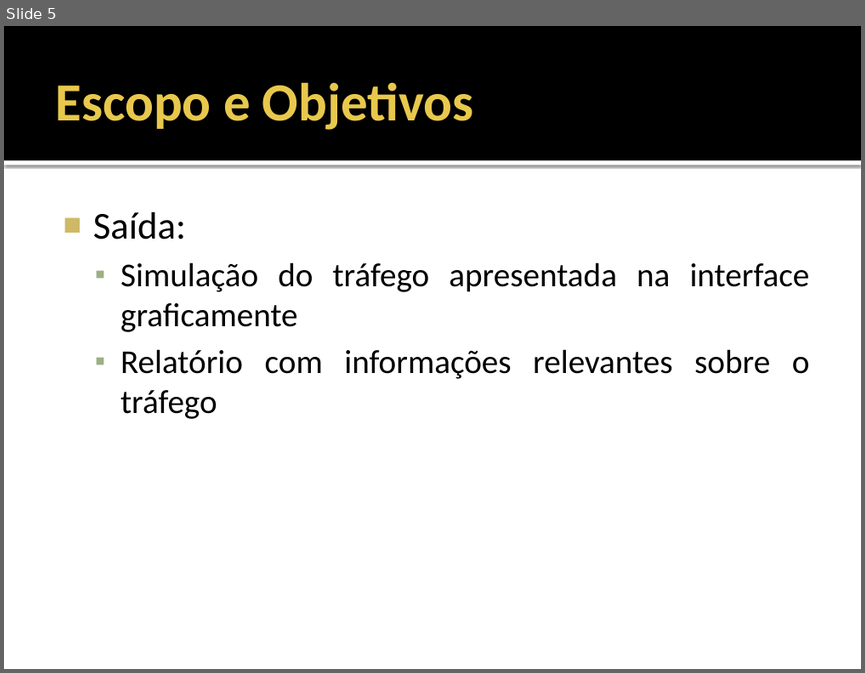
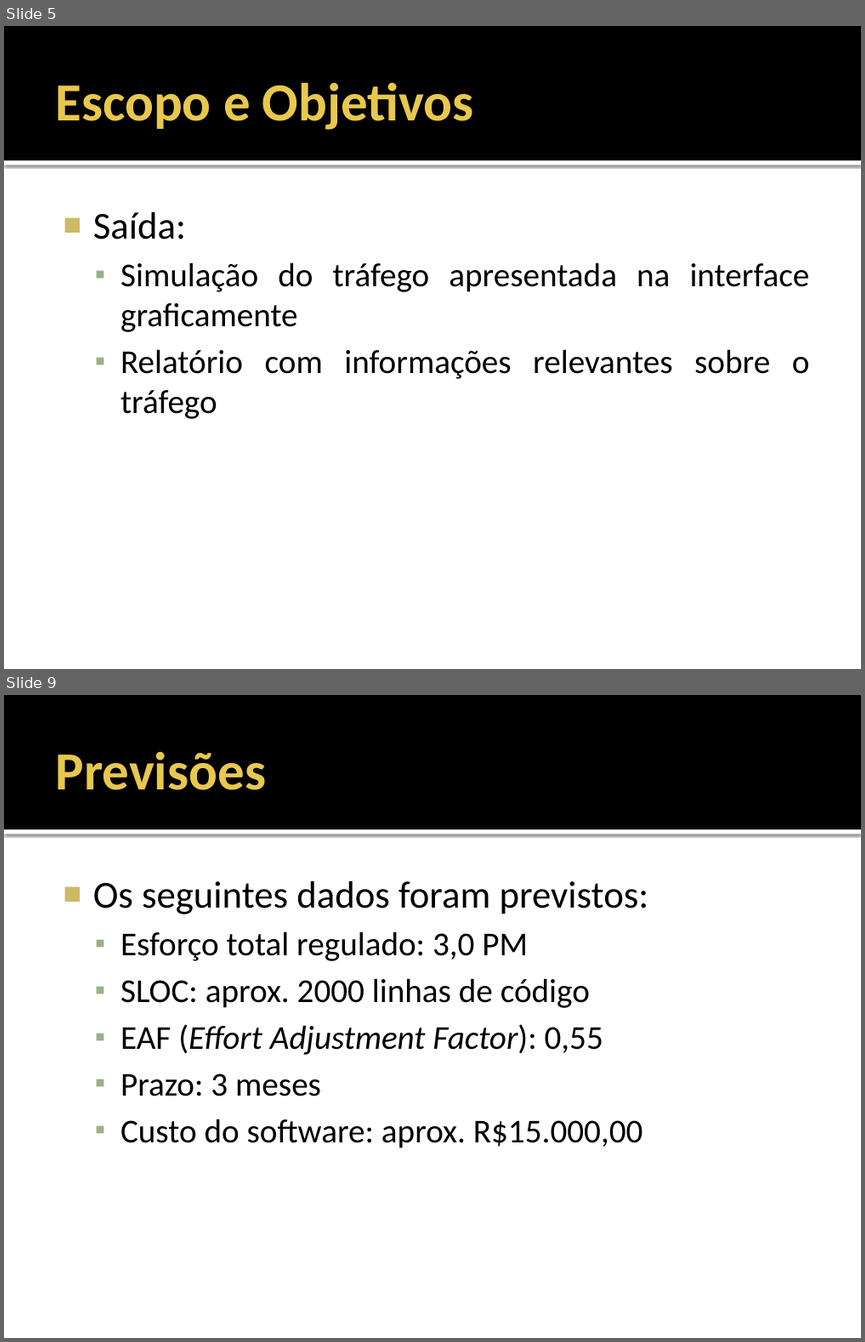
Before and after one commit to fchirigati/rota, a slide deck: Documentação/Planejamento/Apresentação.pptx. Shown one above the other, each under a label of ours: slide 5 before the commit, slides 5 and 9 after it; the slides between them are not shown. The pictures are 865x673 and 865x1342 pixels, drawn with LibreOffice and Linux fonts; fonts in the diff are those of the drawing. Boxes give left, top, right and bottom in pixels: in the first picture for what was removed or moved away, otherwise in the second. Text is boxed around its words. In the diff, an @@ line names an element or a change of style, - is before the commit and + after.

```diff
--- a/Documentação/Planejamento/Apresentação.pptx
+++ b/Documentação/Planejamento/Apresentação.pptx
@@ slide 9 added at (x1=4, y1=695, x2=861, y2=1338), background #FFFFFF; not listed: 2 template elements that a slide beside it also shows @@
@@ title added at (x1=55, y1=751, x2=266, y2=790), 45 pt, text #E8C84C, bold @@
+Previsões
@@ text added at (x1=93, y1=881, x2=649, y2=1148), 28 pt, text #000000 @@
+■ Os seguintes dados foram previstos:
+  ▪ Esforço total regulado: 3,0 PM
+  ▪ SLOC: aprox. 2000 linhas de código
+  ▪ EAF (Effort Adjustment Factor): 0,55
+  ▪ Prazo: 3 meses
+  ▪ Custo do software: aprox. R$15.000,00
```
Also in this commit, not shown: 5 slides changed, 8 other slides added, 2 other files.
